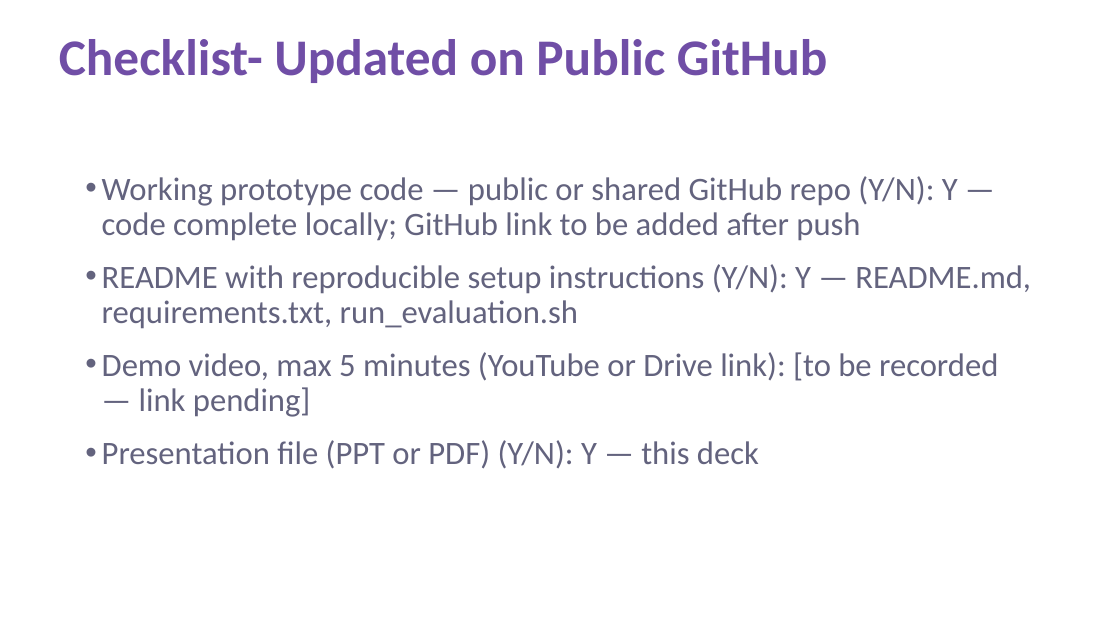
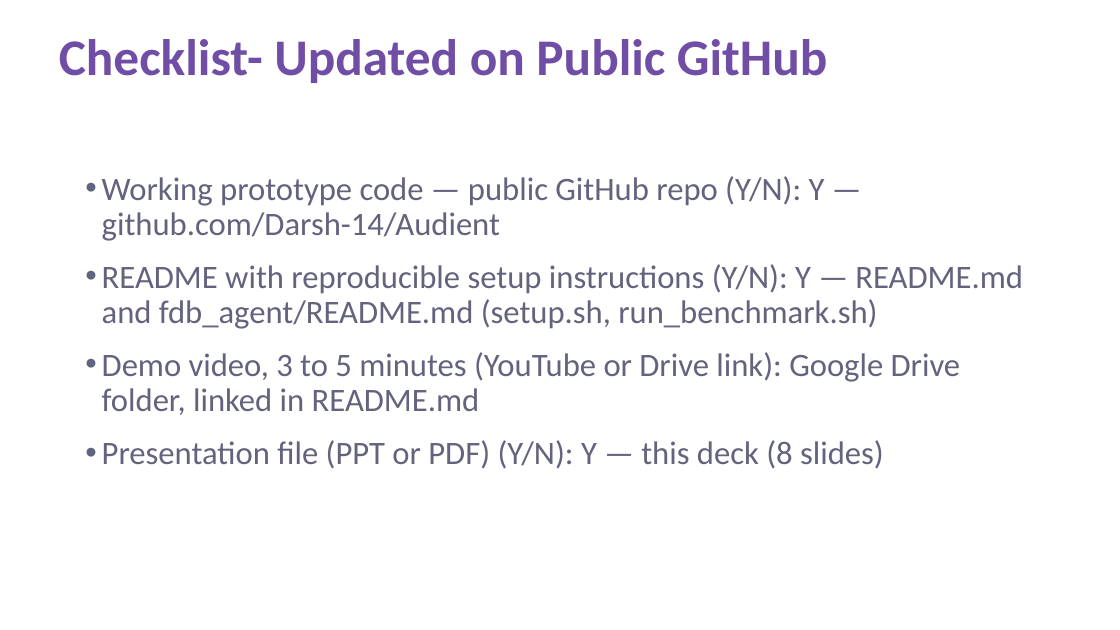
Before and after one commit to Darsh-14/Audient, a slide deck: slide 7 of docs/SRMIST_krenos_Submission.pptx (slide 11 before the commit). Drawn at 1120x630 pixels with LibreOffice and Linux fonts; fonts in the diff are those of the drawing. Boxes give left, top, right and bottom in pixels: in the first picture for what was removed or moved away, otherwise in the second. Text is boxed around its words. In the diff, an @@ line names an element or a change of style, - is before the commit and + after.

Commit message:
Deck cut to 8 slides (problem, architecture, FDB-v3 results, extension, next); README marks the extension use case

```diff
--- a/docs/SRMIST_krenos_Submission.pptx
+++ b/docs/SRMIST_krenos_Submission.pptx
@@ text at (x1=102, y1=176, x2=1023, y2=469): text changed @@
-• Working prototype code — public or shared GitHub repo (Y/N): Y — code complete locally; GitHub link to be added after push
-• README with reproducible setup instructions (Y/N): Y — README.md, requirements.txt, run_evaluation.sh
-• Demo video, max 5 minutes (YouTube or Drive link): [to be recorded — link pending]
-• Presentation file (PPT or PDF) (Y/N): Y — this deck
+• Working prototype code — public GitHub repo (Y/N): Y — github.com/Darsh-14/Audient
+• README with reproducible setup instructions (Y/N): Y — README.md and fdb_agent/README.md (setup.sh, run_benchmark.sh)
+• Demo video, 3 to 5 minutes (YouTube or Drive link): Google Drive folder, linked in README.md
+• Presentation file (PPT or PDF) (Y/N): Y — this deck (8 slides)
```
Also in this commit, not shown: 5 other slides changed, 1 slide added, 5 slides removed, 2 other files.
